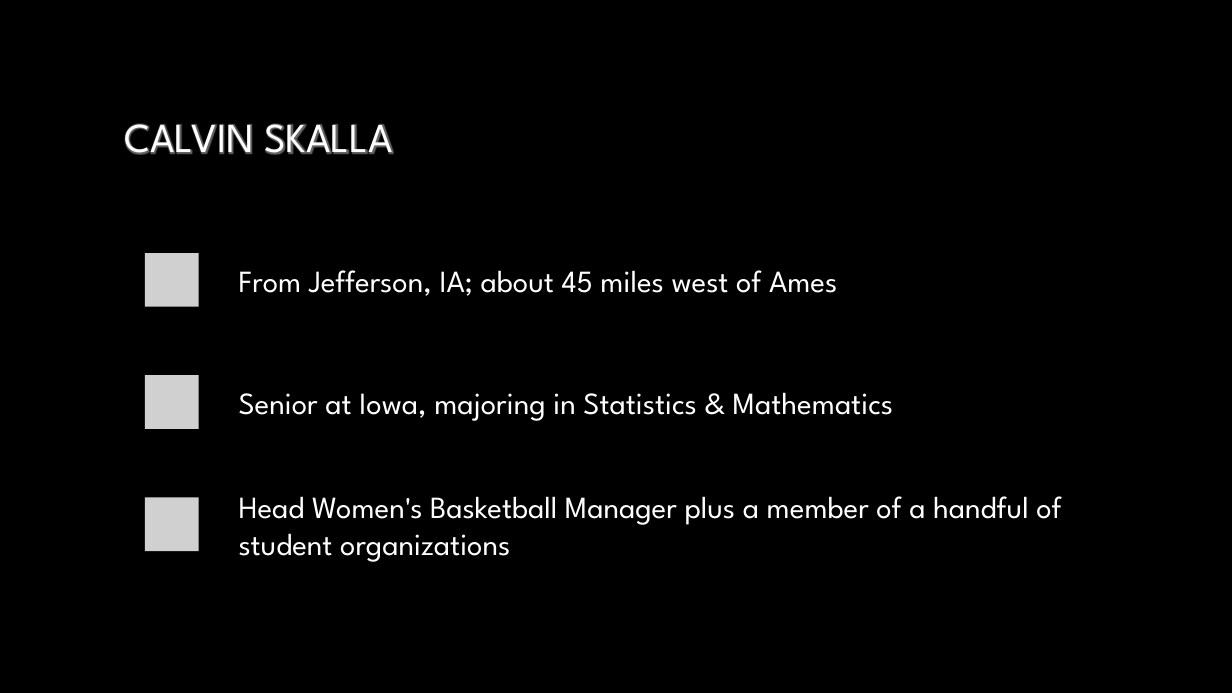
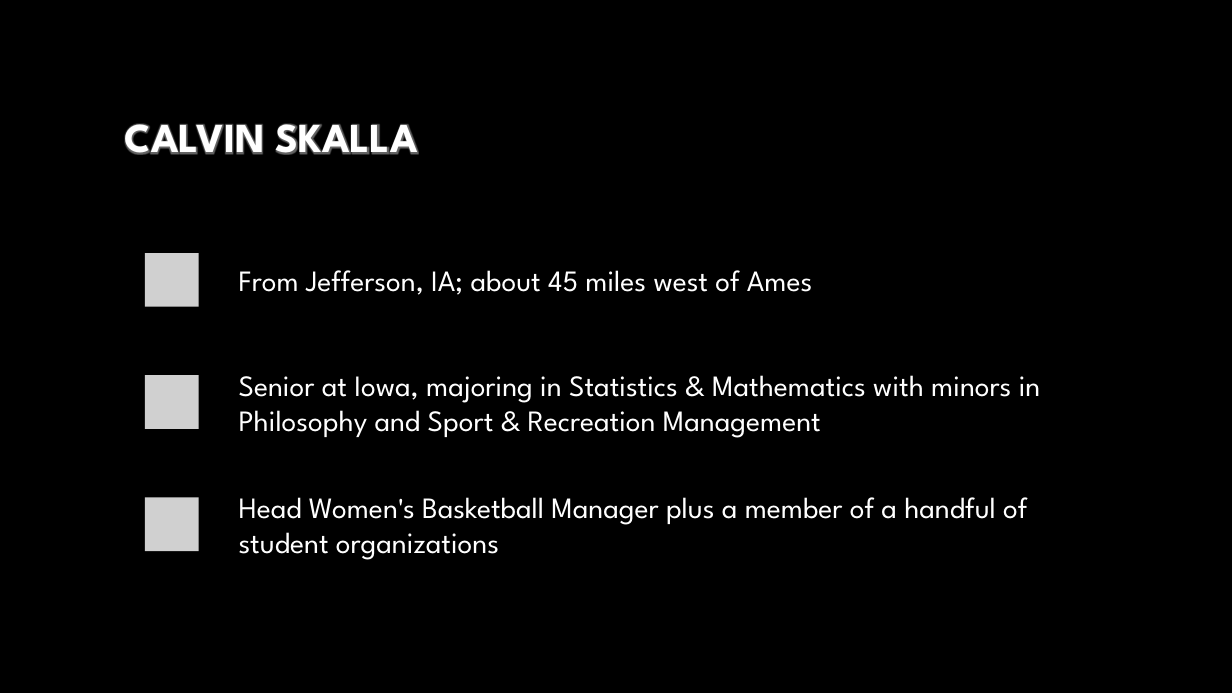
Before and after one commit to cjskalla/Sports-Analytics-SIG, a slide deck: slide 2 of Meeting Info/9-3.pptx. Drawn at 1232x693 pixels with LibreOffice and Linux fonts; fonts in the diff are those of the drawing; grey boxes stand for pictures; background and template pictures are left out. Boxes give left, top, right and bottom in pixels: in the first picture for what was removed or moved away, otherwise in the second. Text is boxed around its words. In the diff, an @@ line names an element or a change of style, - is before the commit and + after.

```diff
--- a/Meeting Info/9-3.pptx
+++ b/Meeting Info/9-3.pptx
@@ title "CALVIN SKALLA" at (125,124,418,155): bold on @@
@@ text "From Jefferson, IA; about 45 ..." at (239,270,813,295): size 24 to 23 pt @@
@@ text at (239,375,1041,438): text changed; size 24 to 23 pt @@
-Senior at Iowa, majoring in Statistics & Mathematics
+Senior at Iowa, majoring in Statistics & Mathematics with minors in Philosophy and Sport & Recreation Management
@@ text "Head Women's Basketball Manager plus ..." at (239,497,1027,560): size 24 to 23 pt @@
```
Also in this commit, not shown: 5 other slides changed, 2 slides added, 2 other files.
